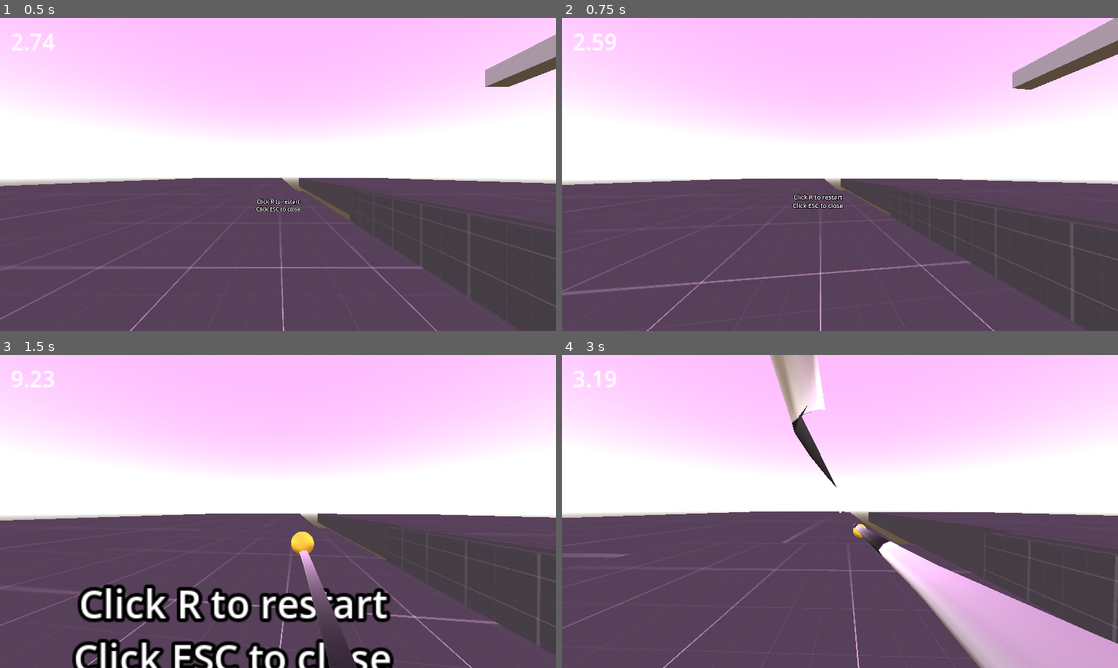
Above: before the commit, frames 1-4 (two rows, left to right).
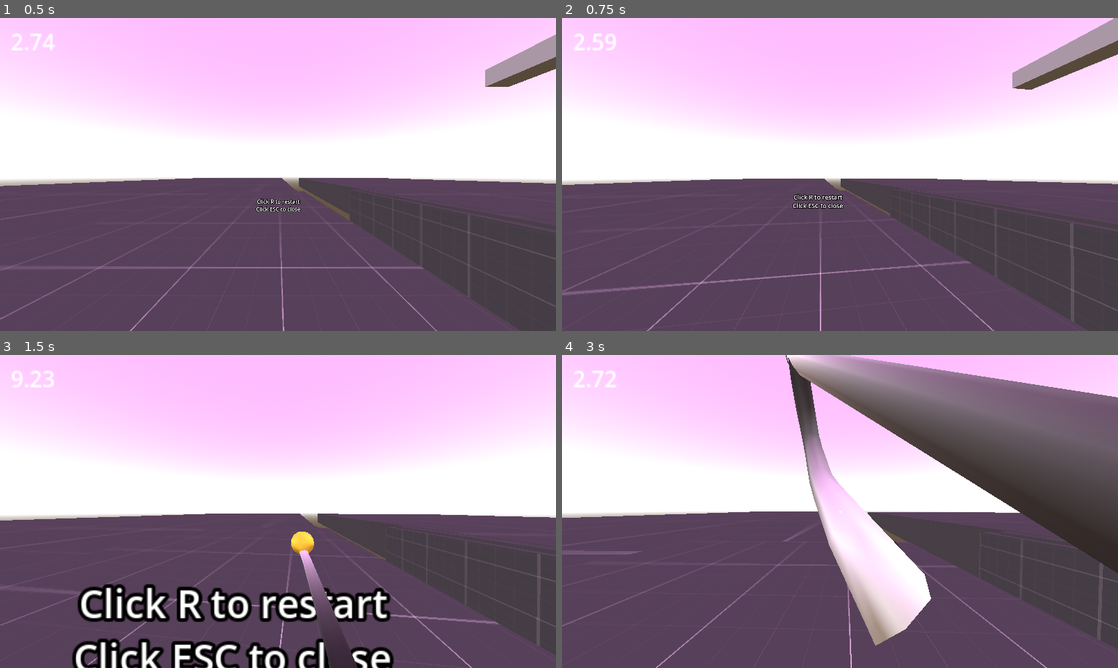
Above: after the commit, the same moments.

Repository: furiousknight25/grapplehooks
Game: Godot game, scene res://enviornments/3d Enviornment.tscn
Two runs of this game, one before a commit and one after it. Both use one fixed random seed, a clock stepped at 60 frames per second and the inputs below.
Inputs (mouse positions are in pixels of both pictures, inside the frame that each line leads up to):
- Up to frame 1 (0.5 s): no input
- Up to frame 2 (0.75 s): move the mouse to (867, 174) at 0.52 s; hold W (forward) from 0.53 s (still down); click (867, 174) at 0.6 s
- Up to frame 3 (1.5 s): keep holding W (forward); tap Space (jump) at 0.77 s; move the mouse to (250, 511) at 1.27 s; right-click (250, 511) at 1.35 s
- Up to frame 4 (3 s): keep holding W (forward); tap Space (jump) at 1.52 s; move the mouse to (851, 505) at 2.02 s; click (851, 505) at 2.1 s; move the mouse to (834, 517) at 2.77 s; right-click (834, 517) at 2.85 s

Frame 1 is identical in both runs. In frame 2, 0.1% of the frame differs, in the area x 2-100%, y 1-100%; in frame 3, 0.9%; in frame 4, 33%, in the area x 0-100%, y 0-100%.

Commit message:
"final Product"

Diff:
--- a/Player Conrollers/first_person_controller.gd
+++ b/Player Conrollers/first_person_controller.gd
@@ -34,6 +34,8 @@
 
 
 func _physics_process(delta: float) -> void:
+	#velocity -= transform.basis.z
+
 	$UI/Velocity.text = str(snapped((velocity.length()), 0.01))
 	var input = Input.get_vector('left',"right","forward","back")
 	var movement_dir = transform.basis * Vector3(input.x, 0, input.y) * speed #makes sure the forward is the forward you are facing
@@ -133,7 +135,8 @@
 			release()
 		#v1 grapple
 		velocity += (hook_point - global_position).normalized() * 40 * delta
-		#velocity +=  delta * Vector3(0,4.8,0)
+
+		velocity +=  delta * Vector3(0,4.8,0)
 	else:
 		if look_ray_cast.is_colliding():
 			look_ray_cast.get_child(0).global_position = look_ray_cast.get_collision_point()
@@ -147,6 +150,7 @@
 		line_2.hide()
 #endregion
 
+#region grapple 2
 	if hooked2:
 		if (grapple_end_2.global_position - global_position).length() > centripetal_range: #dot product magic
 			var angle_dif = grapple_end_2.global_position-global_position
@@ -159,6 +163,7 @@
 			grapple_end_2.freeze = true
 			centripetal_range = (grapple_end_2.global_position - global_position).length()
 			#print(grapple_end_2.freeze)
+#endregion
 
 #endregion
 
@@ -173,6 +178,7 @@
 	velocity -= velocity * Vector3(match_face_dir,match_face_dir,match_face_dir) * .5
 	cur_state = STATE.GRAPPLE
 	velocity += Vector3(0,2,0)
+
 	hook_point = look_ray_cast.get_collision_point()
 	var tween = get_tree().create_tween()
 	tween.tween_property(grapple_end, 'global_position', hook_point, .1)
@@ -216,8 +222,6 @@
 	retracted = true
 
 
-
-
 var vel := .01
 var goal := 0.0
 var tension := 500.0
@@ -236,17 +240,18 @@
 var noise_progression = randf()
 func manage_rope(delta):
 
-
 	for i in line.curve.point_count:
 
 		var ratio = float(i)/float(line.curve.point_count)
 		var line_position = lerp(grapple_start.global_position, grapple_end.global_position, ratio)
 		var offset_y = sin(ratio * .5 * (grapple_end.global_position - grapple_start.global_position).length()) * rope_amplitude * rope_curve.sample(ratio)
+
 		var offset_noise = noise_rope.noise.get_noise_2d(noise_progression,noise_progression)
 		noise_progression += delta * 25
 
 		line.curve.set_point_position(i, line.to_local(line_position) + (Vector3(0, offset_y, 0) * transform.basis))
 		if i != 0 and i != line.curve.point_count - 1:
+
 			line.curve.set_point_position(i, line.to_local(line_position) + (Vector3(offset_noise * .1, offset_y, 0) * transform.basis))
 
 
@@ -265,7 +270,8 @@
 				for e in 1:
 					tendons[i + 1] += distance * delta * tension_physics
 					#var dist_mult = (distance - (Vector3(rest_length, rest_length,rest_length) * distance.normalized())) #somehow gives more weight to the end
-					tendons[i] -= distance * delta * tension_physics
+					tendons[i] -= (distance * delta * tension_physics)
+					#tendons[i] -= Vector3(0,.1,0) * delta
 
 			tendons[i] *= damping_tendon
 		if i == 0 or i == line_2.curve.point_count - 1:
